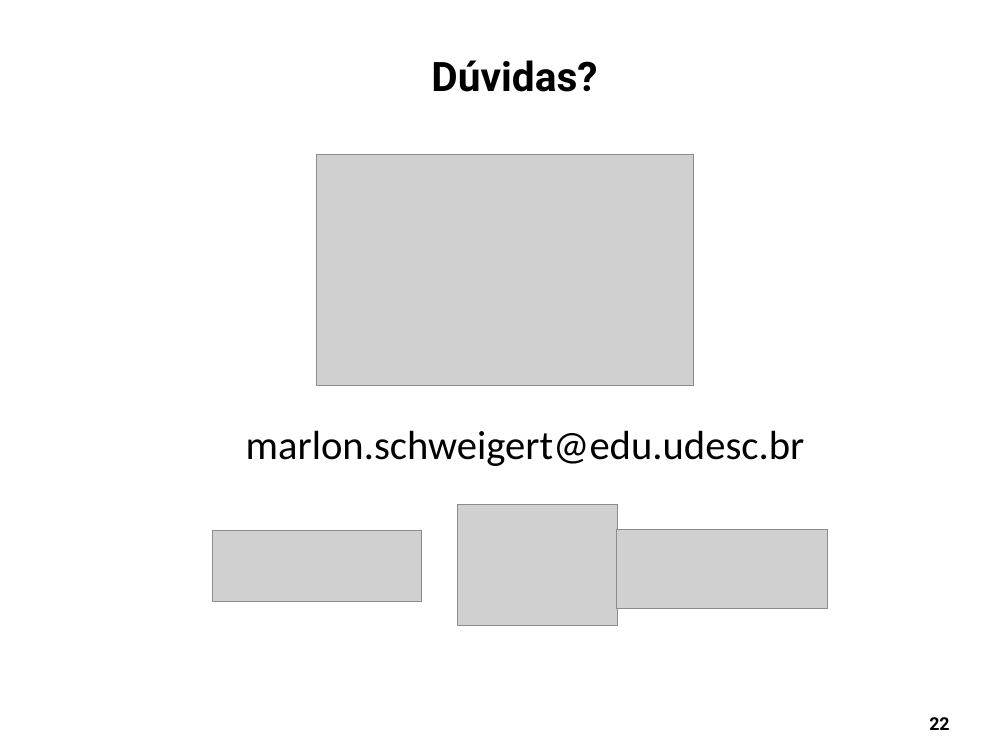
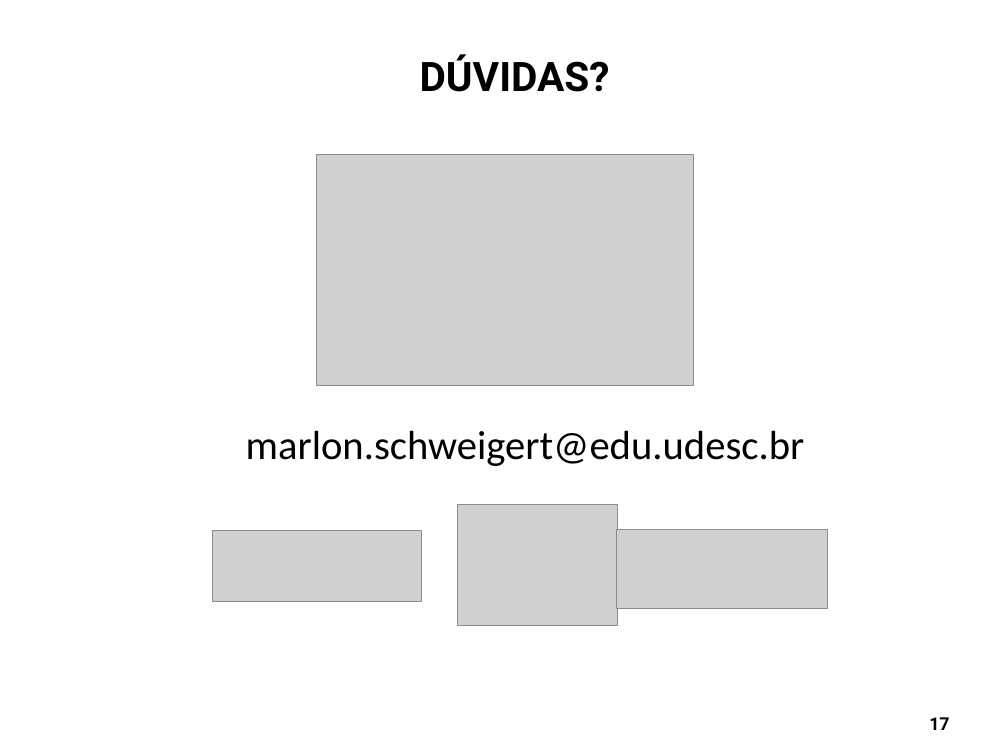
Before and after one commit to Schweigert/TCC, a slide deck: slide 17 of tcc/Apresentacao/Presentation_ISCC2018_SDNMoodle_v7.odp (slide 22 before the commit). Drawn at 1008x756 pixels with LibreOffice and Linux fonts; fonts in the diff are those of the drawing; grey boxes stand for pictures; background and template pictures are left out. Boxes give left, top, right and bottom in pixels: in the first picture for what was removed or moved away, otherwise in the second. Text is boxed around its words. In the diff, an @@ line names an element or a change of style, - is before the commit and + after.

```diff
--- a/tcc/Apresentacao/Presentation_ISCC2018_SDNMoodle_v7.odp
+++ b/tcc/Apresentacao/Presentation_ISCC2018_SDNMoodle_v7.odp
@@ title at (x1=420, y1=54, x2=610, y2=92): text changed @@
-Dúvidas?
+DÚVIDAS?
@@ page number at (x1=929, y1=717, x2=949, y2=730): text changed @@
-22
+17
```
Also in this commit, not shown: 16 other slides changed, 6 slides removed, 2 other files.
